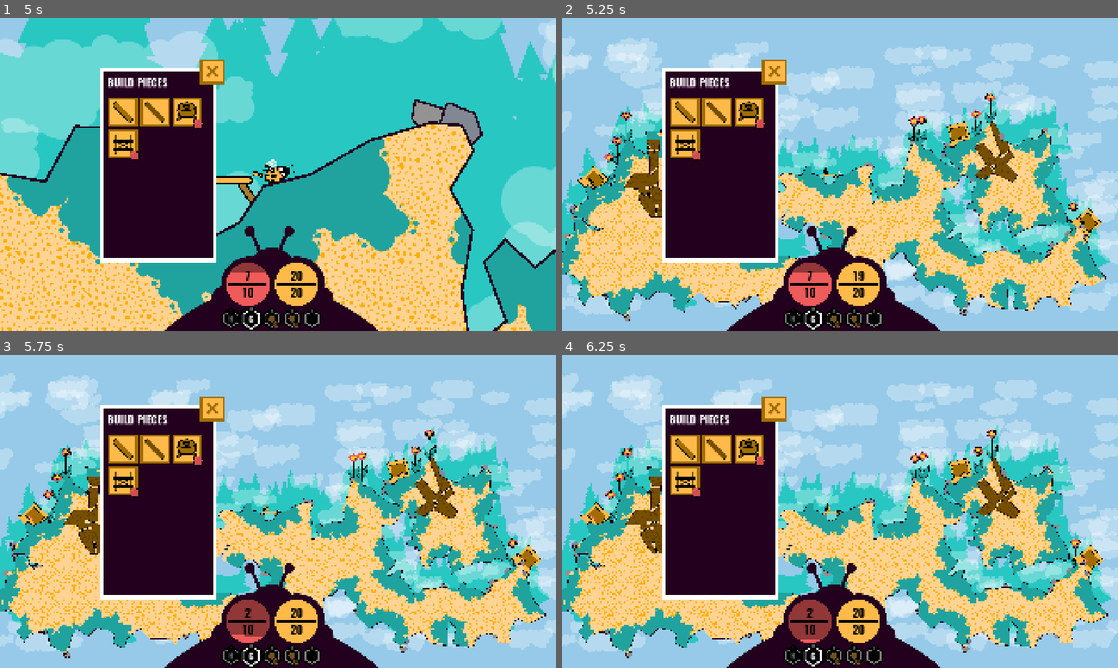
Above: before the commit, frames 1-4 (two rows, left to right).
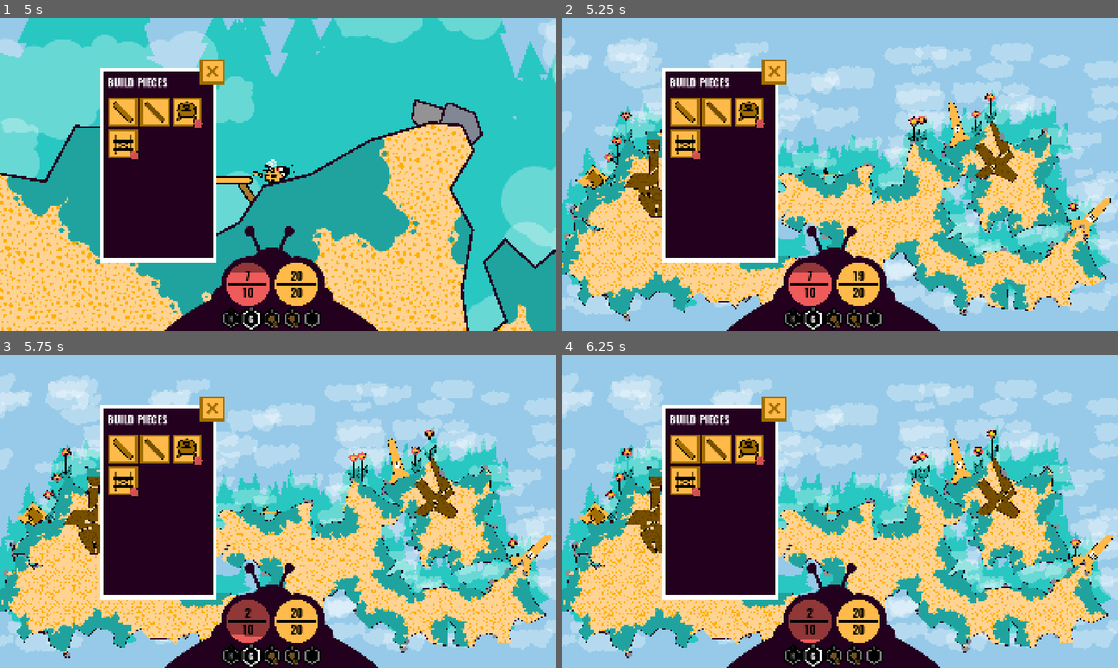
Above: after the commit, the same moments.

Repository: anttihaavikko/slumgum-waggle-dance
Game: Godot game, scene res://Scenes/main.tscn
The game is run twice, just before and just after one commit, with the same random seed, the same clock (stepped at 60 frames per second) and the same inputs.
Inputs (mouse positions are in pixels of both pictures, inside the frame that each line leads up to):
- Up to frame 1 (5 s): tap Enter at 0.5 s; move the mouse to (400, 158) at 0.52 s; hold D (right) 0.53-1.28 s; click (400, 158) at 0.6 s; move the mouse to (166, 190) at 1.27 s; hold S (brake) 1.28-2.03 s; right-click (166, 190) at 1.35 s; click (166, 190) at 1.55 s; move the mouse to (333, 105) at 2.02 s; hold D (right) 2.03-2.78 s; click (333, 105) at 2.1 s; move the mouse to (250, 237) at 2.77 s; hold W (accelerate) 2.78-3.53 s; tap Shift (shift) at 2.85 s; click (250, 237) at 3.05 s; move the mouse to (444, 221) at 3.52 s; hold A (left) from 3.53 s (still down); tap 1 (slot_1) at 3.6 s; click (444, 221) at 3.8 s; move the mouse to (111, 127) at 4.27 s; tap 2 (slot_2) at 4.35 s; click (111, 127) at 4.55 s
- Up to frame 2 (5.25 s): move the mouse to (867, 174) at 5.02 s; release A (left) at 5.03 s; hold S (brake) from 5.03 s (still down); tap Z at 5.1 s
- Up to frame 3 (5.75 s): keep holding S (brake); click (305, 511) at 5.3 s
- Up to frame 4 (6.25 s): move the mouse to (756, 433) at 5.77 s; release S (brake) at 5.78 s; hold D (right) from 5.78 s (still down); tap T at 5.85 s; click (756, 433) at 6.05 s

Frame 1 is identical in both runs. In frame 2, 0.6% of the frame differs, in the area x 2-99%, y 26-72%; in frame 3, 0.6%, in the area x 3-100%, y 26-72%; in frame 4, 0.6%.

Commit message:
Add obelisks

Diff:
--- a/Scenes/hut.tscn
+++ b/Scenes/hut.tscn
@@ -1,5 +1,6 @@
 [gd_scene format=3 uid="uid://cg16xm21ar1yy"]
 
+[ext_resource type="Script" uid="uid://ccssa1d826jgh" path="res://Scripts/hut.gd" id="1_13qaw"]
 [ext_resource type="Texture2D" uid="uid://jlb1wbiv4bqb" path="res://Sprites/square.png" id="1_eiilc"]
 [ext_resource type="Script" uid="uid://2mq4ej121w3" path="res://Scripts/door.gd" id="2_f7tju"]
 [ext_resource type="Script" uid="uid://lpyqajp6yf1d" path="res://Scripts/trigger.gd" id="3_ysmr7"]
@@ -16,6 +17,7 @@
 
 [node name="Hut" type="Node2D" unique_id=1652198801]
 z_index = -1
+script = ExtResource("1_13qaw")
 
 [node name="Sprite2D" type="Sprite2D" parent="." unique_id=42541900]
 self_modulate = Color(0, 0, 0, 1)
--- a/Scenes/main.tscn
+++ b/Scenes/main.tscn
@@ -126,7 +126,10 @@
 [ext_resource type="Script" uid="uid://40pyvnkqggg6" path="res://Scripts/pickaxe.gd" id="96_ja2pg"]
 [ext_resource type="Texture2D" uid="uid://kb0sd0pj8gjq" path="res://Sprites/globes-mask.png" id="101_0fjpc"]
 [ext_resource type="Shader" uid="uid://7gwbqnj5dg4s" path="res://_Starter/Shaders/wavy.gdshader" id="102_b4mik"]
+[ext_resource type="Texture2D" uid="uid://d338fiahtxbr" path="res://Sprites/poster-bad.png" id="108_fvjqb"]
+[ext_resource type="Texture2D" uid="uid://bxr6bc1pjpkxt" path="res://Sprites/poster-beef.png" id="109_b05pg"]
 [ext_resource type="Script" uid="uid://yycbi8k01fjd" path="res://_Starter/Scripts/notifications.gd" id="116_jab21"]
+[ext_resource type="PackedScene" uid="uid://r2qxt7mpqtsx" path="res://Scenes/obelisk.tscn" id="128_rlvdk"]
 
 [sub_resource type="Gradient" id="Gradient_sasc4"]
 offsets = PackedFloat32Array(0, 0.08639706, 0.5459559, 0.68014705)
@@ -632,6 +635,7 @@
 offset_top = -15420.0
 offset_right = 28897.0
 offset_bottom = 21109.0
+pivot_offset = Vector2(34626, 15053)
 color = Color(0.58766574, 0.7902795, 0.90929693, 1)
 
 [node name="Clouds" type="Node2D" parent="." unique_id=1368952648]
@@ -1269,6 +1273,8 @@
 start_area = NodePath("Start Area")
 spawners = Array[PackedScene]([ExtResource("73_cf2bd")])
 ground_check = NodePath("../Ground Check")
+hinters = Array[PackedScene]([ExtResource("128_rlvdk")])
+hints = Array[Texture2D]([ExtResource("108_fvjqb"), ExtResource("109_b05pg")])
 
 [node name="Trees" type="Node2D" parent="Island" unique_id=1112407507]
 modulate = Color(0.15686275, 0.78039217, 0.7607843, 1)
--- /dev/null
+++ b/Scenes/obelisk.tscn
@@ -0,0 +1,36 @@
+[gd_scene format=3 uid="uid://r2qxt7mpqtsx"]
+
+[ext_resource type="Script" uid="uid://ccssa1d826jgh" path="res://Scripts/hut.gd" id="1_xr68i"]
+[ext_resource type="Texture2D" uid="uid://d338fiahtxbr" path="res://Sprites/poster-bad.png" id="2_ddq3d"]
+
+[node name="Obelisk" type="Node2D" unique_id=1117316269 node_paths=PackedStringArray("poster")]
+z_index = -1
+script = ExtResource("1_xr68i")
+poster = NodePath("Poster")
+
+[node name="Polygon2D" type="Polygon2D" parent="." unique_id=305949717]
+position = Vector2(58, -132)
+scale = Vector2(2.0224094, 2.0224094)
+color = Color(1, 0.7294118, 0.28627452, 1)
+polygon = PackedVector2Array(-354, -75, -420, 33, -510, 97, -512, 199, -78, 441, 362, 196, 351, 96, 275, 31, 223, -79, 120, -114, 48, -1221, -60, -1339, -182, -1207, -248, -111)
+
+[node name="Line2D" type="Line2D" parent="." unique_id=1796651643]
+position = Vector2(58, -132)
+scale = Vector2(2.0224094, 2.0224094)
+points = PackedVector2Array(-354, -75, -420, 33, -510, 97, -512, 199, -78, 441, 362, 196, 351, 96, 275, 31, 223, -79, 120, -114, 48, -1221, -60, -1339, -182, -1207, -248, -111)
+closed = true
+width = 15.0
+default_color = Color(0, 0, 0, 1)
+
+[node name="StaticBody2D" type="StaticBody2D" parent="." unique_id=891823537]
+position = Vector2(58, -132)
+scale = Vector2(2.0224094, 2.0224094)
+collision_layer = 9
+
+[node name="CollisionPolygon2D" type="CollisionPolygon2D" parent="StaticBody2D" unique_id=155628264]
+polygon = PackedVector2Array(-354, -75, -420, 33, -510, 97, -512, 199, -78, 441, 362, 196, 351, 96, 275, 31, 223, -79, 120, -114, 48, -1221, -60, -1339, -182, -1207, -248, -111)
+
+[node name="Poster" type="Sprite2D" parent="." unique_id=1167161036]
+position = Vector2(-67, -885)
+scale = Vector2(1.3035014, 1.3035014)
+texture = ExtResource("2_ddq3d")
--- a/Scripts/guitar.gd
+++ b/Scripts/guitar.gd
@@ -27,3 +27,28 @@
 	var notes = "".join(PackedStringArray(played))
 	if notes.ends_with("BADBAD"):
 		Main.singleton.spawn_bird()
+		played = []
+	if notes.ends_with("BEEF"):
+		played = []
+	if notes.ends_with("CAGE"):
+		played = []
+	if notes.ends_with("DEAD"):
+		played = []
+	if notes.ends_with("DEED"):
+		played = []
+	if notes.ends_with("EGG"):
+		played = []
+	if notes.ends_with("FACE"):
+		played = []
+	if notes.ends_with("GAG"):
+		played = []
+	if notes.ends_with("FEED"):
+		played = []
+	if notes.ends_with("DECAF"):
+		played = []
+	if notes.ends_with("CAFE"):
+		played = []
+	if notes.ends_with("CABBAGE"):
+		played = []
+	if notes.ends_with("BEAD"):
+		played = []
--- /dev/null
+++ b/Scripts/hut.gd
@@ -0,0 +1,14 @@
+class_name Hut extends Node2D
+
+enum DoorTypes {
+	Music,
+	Bird,
+	Flip
+}
+
+@export var door: Door
+@export var poster: Sprite2D
+
+func setup(normal: Vector2, hint: Texture2D):
+	rotate(normal.angle() + PI * 0.5 + randf_range(-0.1, 0.1))
+	if poster: poster.texture = hint
--- a/Scripts/island.gd
+++ b/Scripts/island.gd
@@ -20,6 +20,8 @@
 @export var start_area: Polygon2D
 @export var spawners: Array[PackedScene]
 @export var ground_check: ShapeCast2D
+@export var hinters: Array[PackedScene]
+@export var hints: Array[Texture2D]
 
 var gap := 5000
 var pieces := 3
@@ -175,11 +177,12 @@
 
 	if ray.is_colliding():
 		var p = ray.get_collision_point()
-		var hut = huts.pick_random().instantiate() as Node2D
-		hut.rotate(ray.get_collision_normal().angle() + PI * 0.5 + randf_range(-0.1, 0.1))
+		var prefab = hinters.pick_random() if hints.size() > 0 else huts.pick_random()
+		var hut = prefab.instantiate() as Node2D
 		add_child(hut)
 		hut.scale.x = [1, -1].pick_random()
 		hut.global_position = p
+		hut.setup(ray.get_collision_normal(), hints.pop_front())
 	else:
 		spawn_hut(pos + randf_range(-500, 500), tries + 1)
 
--- a/Scripts/queen.gd
+++ b/Scripts/queen.gd
@@ -143,7 +143,8 @@
 	if event_pool.size() > 0:
 		event = event_pool.pop_front()
 	return [
-		"Congratulations, you've been promoted to (%s)! I'll be (expecting) you to (deliver) on that (title) too." % [rank]
+		"Congratulations, you've been promoted to (%s)! I'll be (expecting) you to (deliver) on that (title) too." % [rank],
+		"Out (colony bard) has discovered that (music) is a very (powerful) thing. It can (control) many (things) like even our main predators, (birds)."
 	].pick_random()
 
 class QueenEvent:
Not shown, added: Scripts/hut.gd.uid
Binary file added: Sprites/notes.png
Not shown, added: Sprites/notes.png.import
Binary file added: Sprites/poster-bad.png
Not shown, added: Sprites/poster-bad.png.import
Binary file added: Sprites/poster-beef.png
Not shown, added: Sprites/poster-beef.png.import
Not shown, changed: Misc/art.afdesign~lock~
